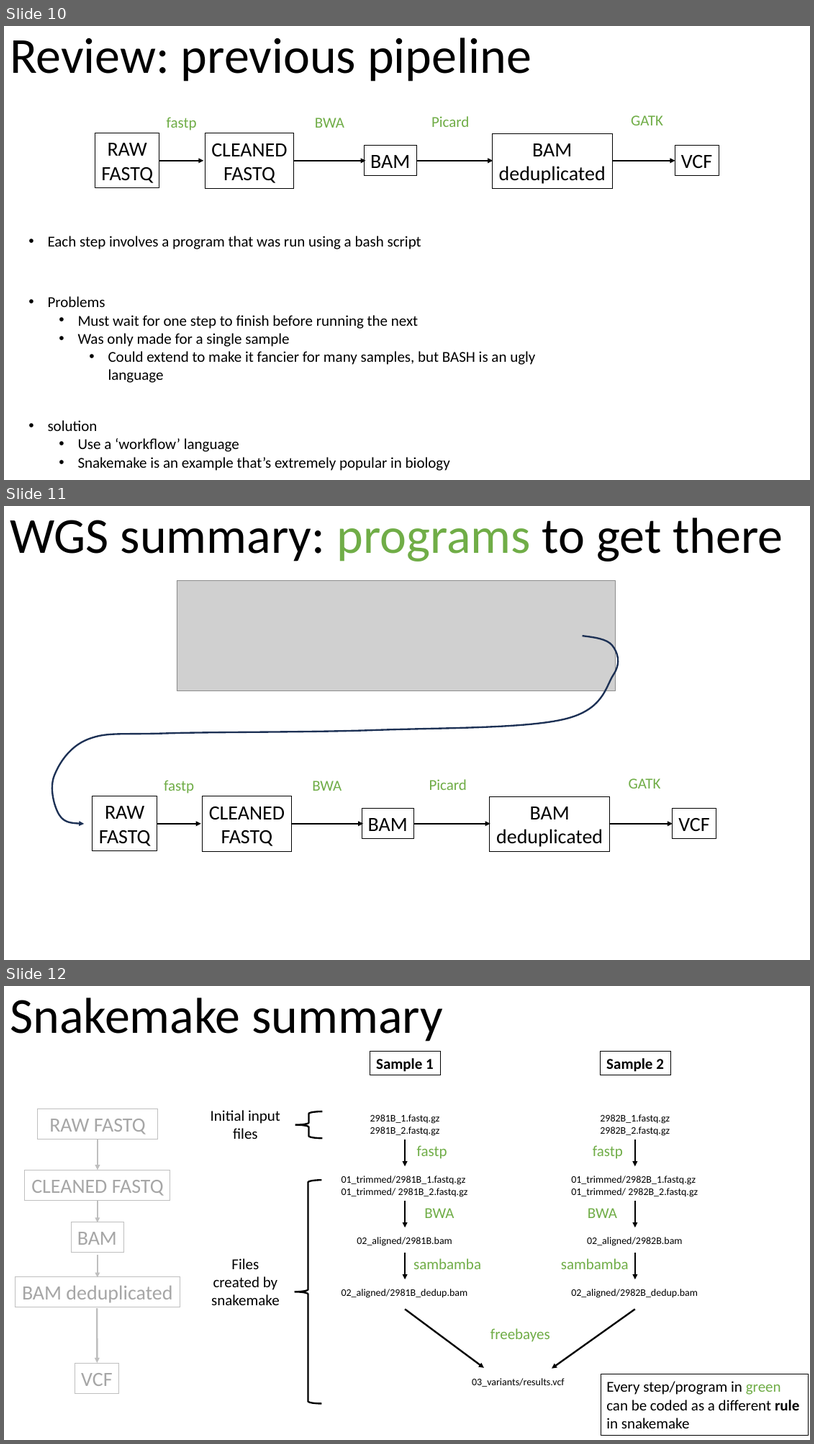
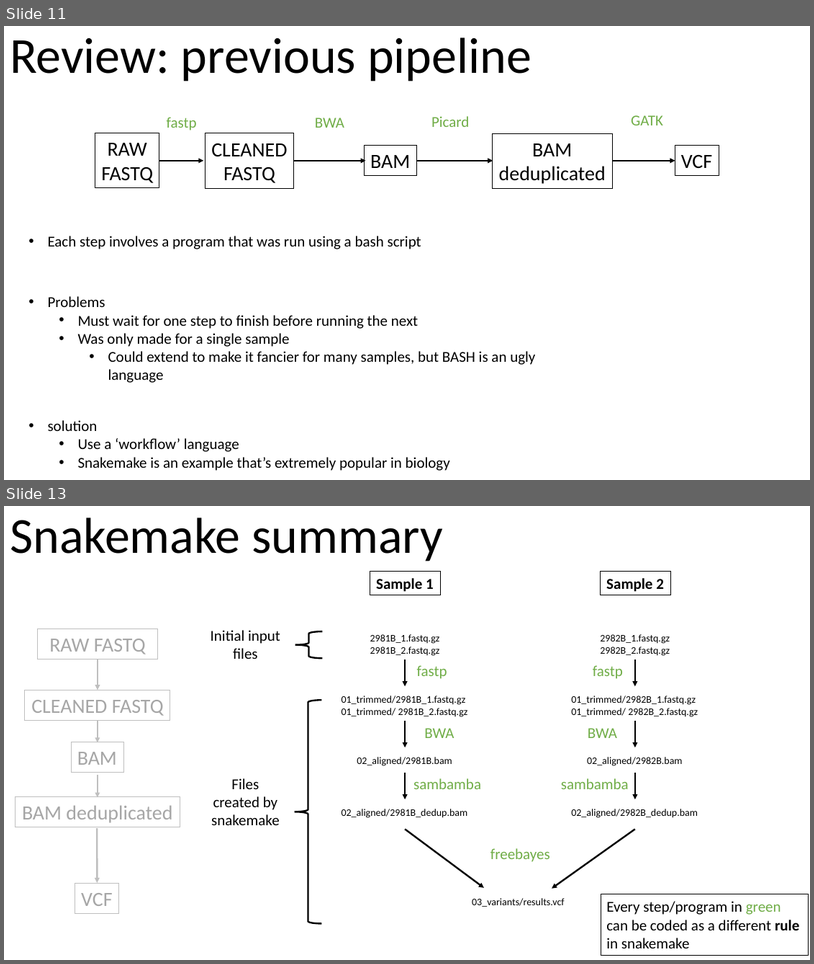
Before and after one commit to brian-arnold/intro_compbio_workflows_2024, a slide deck: slides/part2_snakemake.pptx. Shown one above the other, each under a label of ours: slides 10, 11 and 12 before the commit, slides 11 and 13 after it; the slides between them are not shown. The pictures are 814x1444 and 814x964 pixels, drawn with LibreOffice and Linux fonts; fonts in the diff are those of the drawing; grey boxes stand for pictures. Boxes give left, top, right and bottom in pixels: in the first picture for what was removed or moved away, otherwise in the second. Text is boxed around its words. In the diff, an @@ line names an element or a change of style, - is before the commit and + after.

```diff
--- a/slides/part2_snakemake.pptx
+++ b/slides/part2_snakemake.pptx
@@ slide 11 removed at [4, 506, 810, 960], background #FFFFFF @@
@@ text removed at [10, 518, 783, 561] @@
-WGS summary: programs to get there
@@ picture removed at [177, 580, 615, 691] @@
@@ freeform shape removed at [52, 636, 619, 824] @@
@@ text removed at [164, 780, 194, 793] @@
-fastp
@@ text removed at [312, 780, 342, 790] @@
-BWA
@@ text removed at [430, 779, 467, 790] @@
-Picard
@@ text removed at [629, 778, 661, 788] @@
-GATK
@@ group removed at [93, 795, 717, 852]: 5 rectangles, 4 arrows @@
-RAW
-FASTQ
-BAM
-CLEANED
-FASTQ
-BAM
-deduplicated
-VCF
@@ what was slide 10 is now slide 11 @@
@@ what was slide 12 is now slide 13 @@
```
Also in this commit, not shown: 5 slides changed, 2 slides added.
